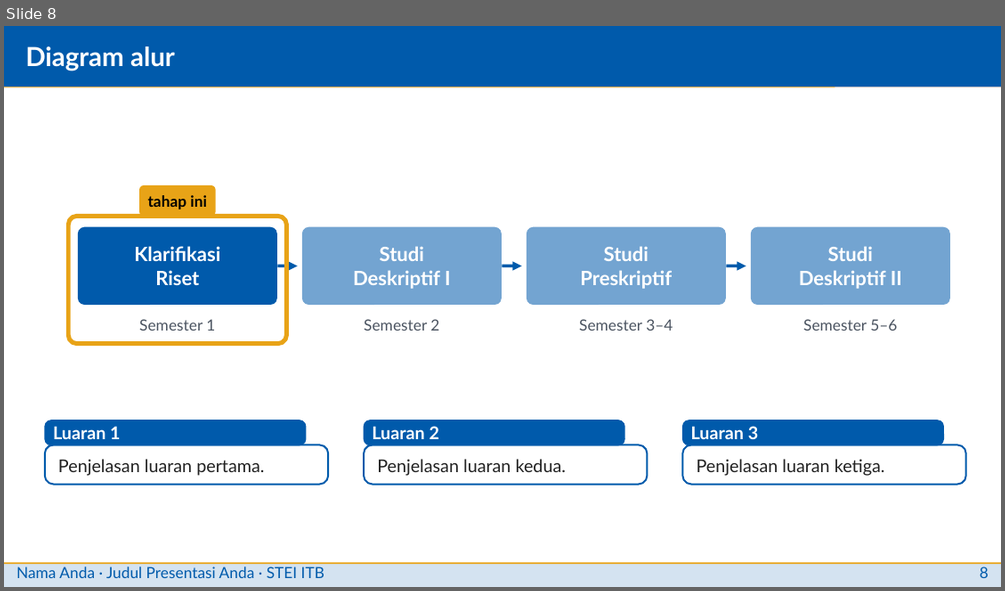
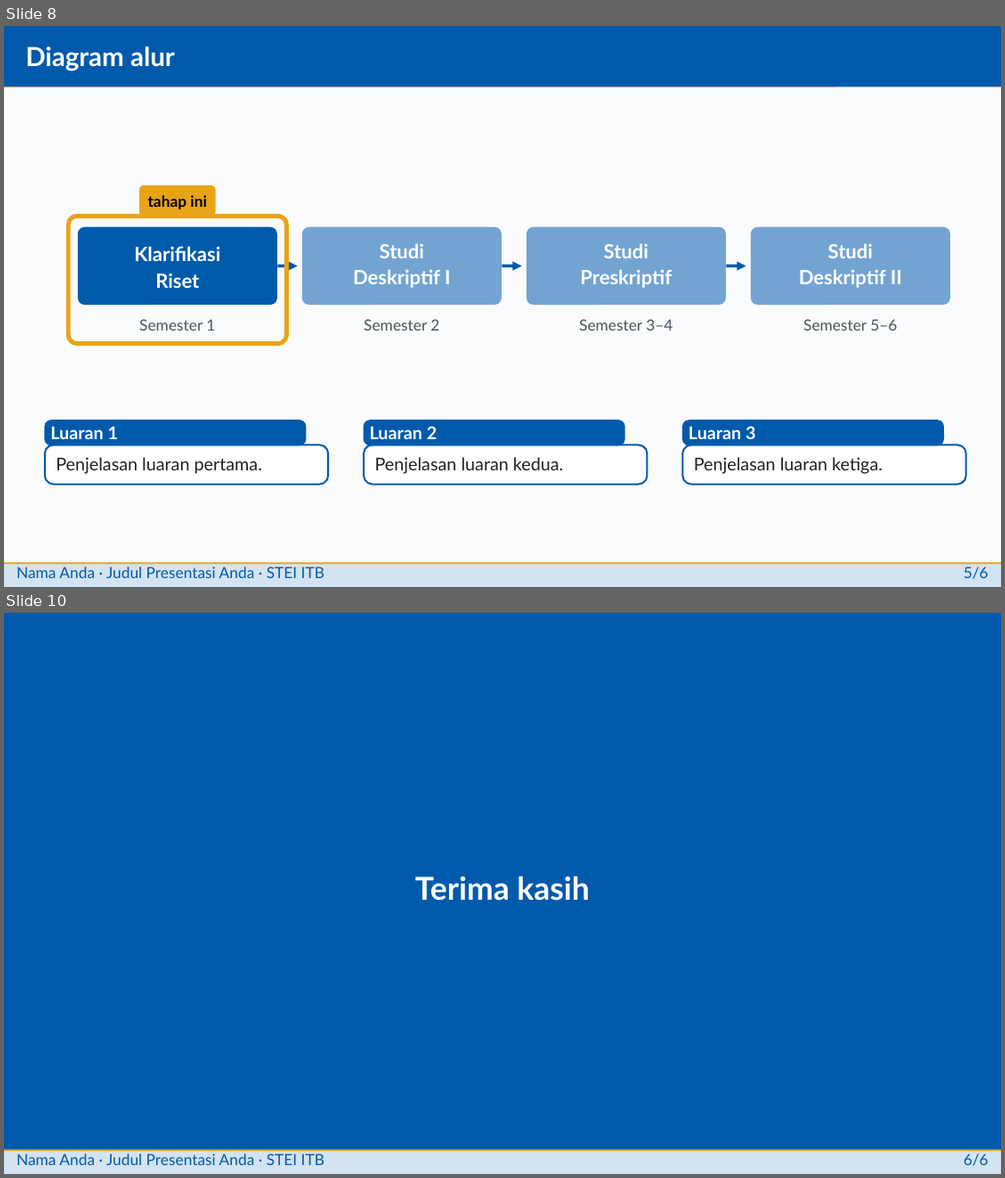
Before and after one commit to situkangsayur/deck-templates, a slide deck: itb-stei/libreoffice/contoh-itb.pptx. Shown one above the other, each under a label of ours: slide 8 before the commit, slides 8 and 10 after it; the slides between them are not shown. The pictures are 1005x591 and 1005x1178 pixels, drawn with LibreOffice and Linux fonts; fonts in the diff are those of the drawing; background and template pictures are left out. Boxes give left, top, right and bottom in pixels: in the first picture for what was removed or moved away, otherwise in the second. Text is boxed around its words. In the diff, an @@ line names an element or a change of style, - is before the commit and + after.

Commit message:
ITB STEI: ODP meniru persis contoh LaTeX (tabel booktabs, angka gaya lama, master penutup, latar)

```diff
--- a/itb-stei/libreoffice/contoh-itb.pptx
+++ b/itb-stei/libreoffice/contoh-itb.pptx
@@ slide 10 added at (4,613,1001,1174), background #FAFBFD; not listed: 2 template elements that a slide beside it also shows @@
@@ rectangle added at (4,613,1001,1174), fill #005AAB @@
@@ title added at (415,876,589,900), 22.8 pt, text #FFFFFF, bold @@
+Terima kasih
@@ text added at (16,1153,324,1165), 11.1 pt, text #005AAB @@
+Nama Anda · Judul Presentasi Anda · STEI ITB
@@ text added at (963,1153,988,1166), 11.1 pt, text #005AAB @@
+6/6
@@ slide 8 changed as well @@
@@ background #FFFFFF to #FAFBFD @@
@@ line spacing 1 to 18.7pt in 4 elements at (78,227,277,305), (302,227,502,305), (526,227,726,305), (751,227,950,305) @@
@@ line spacing 1 to 17pt in 3 elements at (45,444,328,483), (364,444,647,483), (683,444,966,483) @@
@@ text at (963,566,988,579): text changed @@
-8
+5/6
```
Also in this commit, not shown: 8 other slides changed, 1 slide removed, 5 other files.
